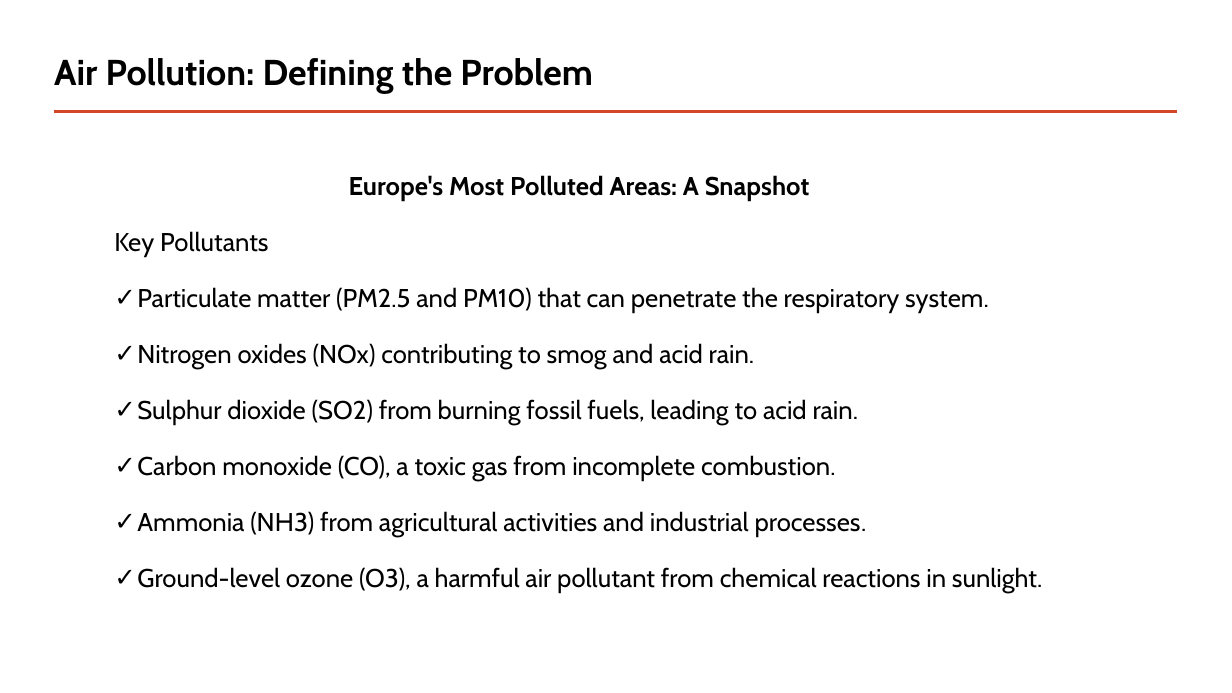
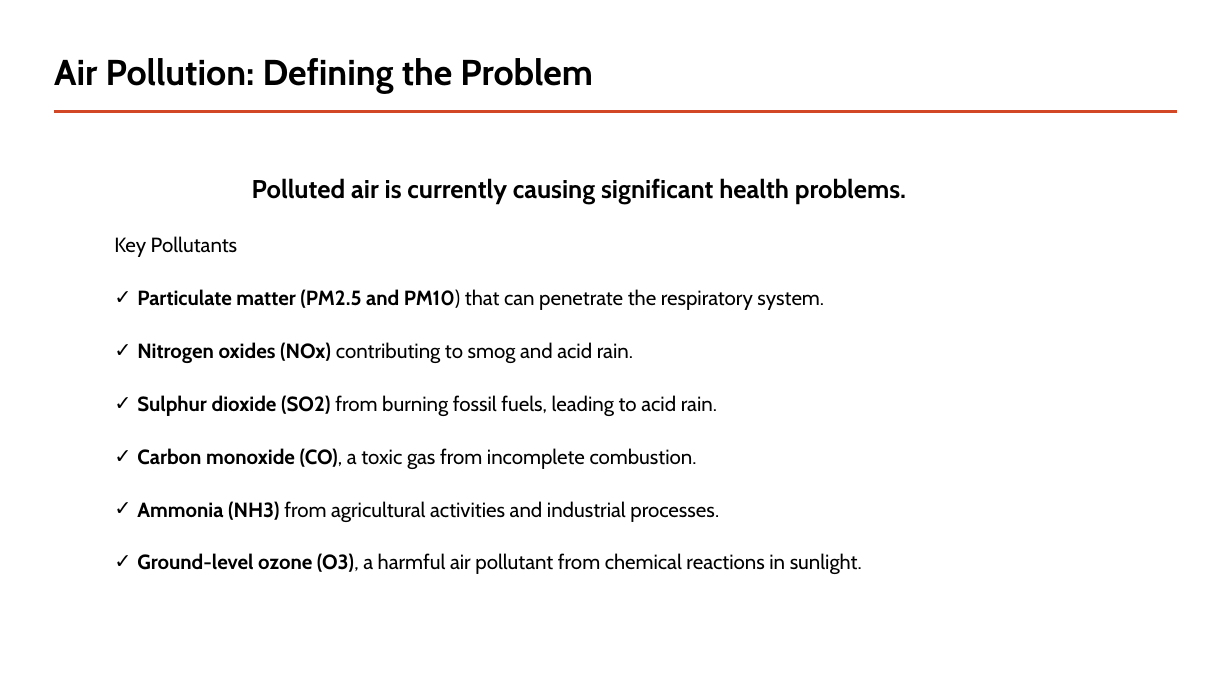
Before and after one commit to piotreks-uw-edu/kafka-weather-pipeline, a slide deck: slide 2 of Presentation/Processing Data on Air Pollution in Europe on Modern Data Platform.pptx. Drawn at 1232x693 pixels with LibreOffice and Linux fonts; fonts in the diff are those of the drawing. Boxes give left, top, right and bottom in pixels: in the first picture for what was removed or moved away, otherwise in the second. Text is boxed around its words. In the diff, an @@ line names an element or a change of style, - is before the commit and + after.

```diff
--- a/Presentation/Processing Data on Air Pollution in Europe on Modern Data Platform.pptx
+++ b/Presentation/Processing Data on Air Pollution in Europe on Modern Data Platform.pptx
@@ text at (x1=252, y1=178, x2=906, y2=204): text changed @@
-Europe's Most Polluted Areas: A Snapshot
+Polluted air is currently causing significant health problems.
@@ text at (x1=114, y1=236, x2=862, y2=574): size 20 to 16 pt in "Key Pollutants", "Particulate matter (PM2.5 and PM10) that can ...", "Nitrogen oxides (NOx) contributing to smog and ...", "Sulphur dioxide (SO2) from burning fossil fuels, ..." and 3 more places; bold on in "Particulate matter (PM2.5 and PM10)", "Nitrogen oxides (NOx)", "Sulphur dioxide (SO2)", "Carbon monoxide (CO)," and 2 more places; line spacing 0.9 to 1 @@
```
Also in this commit, not shown: 3 other slides changed, 12 slides added, 11 slides removed, 1 other file.
